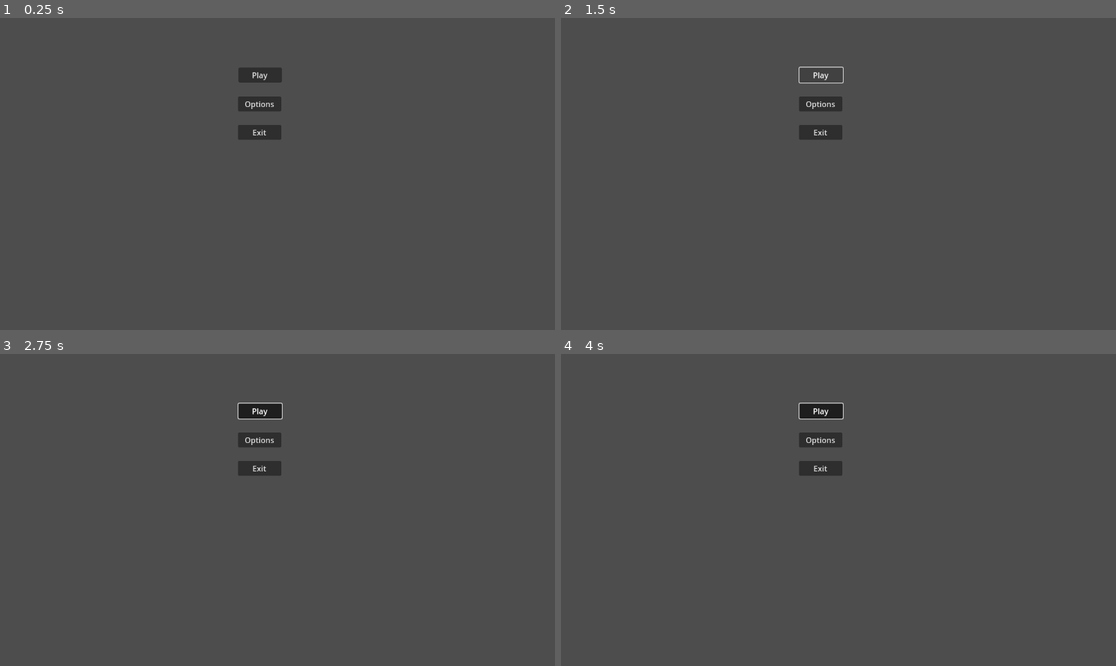
Above: before the commit, frames 1-4 (two rows, left to right).
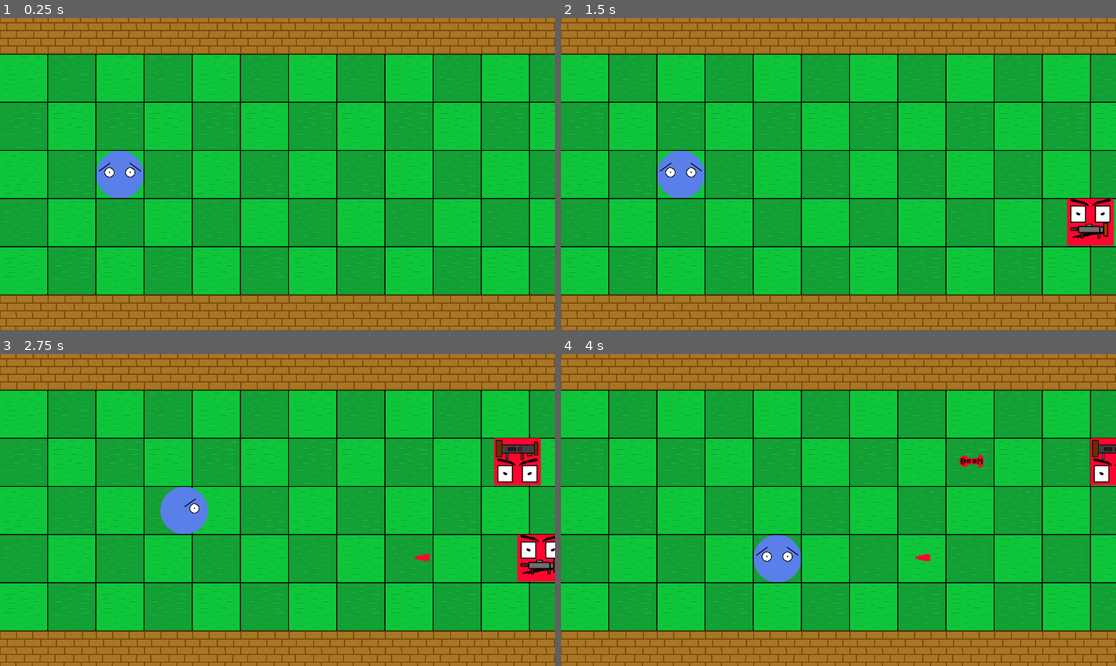
Above: after the commit, the same moments.

Repository: Killfreek/Rats
Game: Godot game, scene res://Levels/main.tscn
Two runs of this game, one before a commit and one after it. Both use one fixed random seed, a clock stepped at 60 frames per second and the inputs below. Before the commit the project starts from res://Levels/StartMenu.tscn.
Inputs (mouse positions are in pixels of both pictures, inside the frame that each line leads up to):
- Up to frame 1 (0.25 s): no input
- Up to frame 2 (1.5 s): click (821, 74) at 0.5 s, where only the run before the commit has a clickable "Play"; click (821, 74) at 1.25 s, where only the run before the commit has a clickable "Play"
- Up to frame 3 (2.75 s): hold D (MoveRight) from 2.03 s (still down); hold Space (SpawnPlayer) from 2.03 s (still down)
- Up to frame 4 (4 s): release D (MoveRight) at 2.78 s; release Space (SpawnPlayer) at 2.78 s; hold S (MoveDown) 2.78-3.53 s; tap Space (SpawnPlayer) at 2.85 s; hold D (MoveRight) from 3.53 s (still down); hold Space (SpawnPlayer) from 3.53 s (still down)

The runs differ from the first frame. In frame 1, 100% of the frame differs, in the area x 0-100%, y 0-100%; in frame 2, 100%; in frame 3, 100%; in frame 4, 100%.

Commit message:
added exit option from within level

Diff:
--- /dev/null
+++ b/GUIScripts/InGameMenu/Exit.gd
@@ -0,0 +1,4 @@
+extends Node
+
+func _on_pressed():
+	get_tree().change_scene_to_file("res://Levels/StartMenu.tscn")
--- /dev/null
+++ b/GUIScripts/InGameMenu/Listener.gd
@@ -0,0 +1,37 @@
+extends Node
+
+var menuOpen : bool
+
+func _ready():
+	var playButton = get_node("Play");
+	playButton.hide();
+	playButton.disabled = true;
+
+	var exitButton = get_node("Exit");
+	exitButton.hide();
+	exitButton.disabled = true;
+
+	menuOpen = false;
+
+func _process(delta):
+	if Input.is_action_just_pressed("InGameMenu"):
+		if !menuOpen:
+			var playButton = get_node("Play");
+			playButton.show();
+			playButton.disabled = false;
+
+			var exitButton = get_node("Exit");
+			exitButton.show();
+			exitButton.disabled = false;
+
+			menuOpen = true;
+		else:
+			var playButton = get_node("Play");
+			playButton.hide();
+			playButton.disabled = true;
+
+			var exitButton = get_node("Exit");
+			exitButton.hide();
+			exitButton.disabled = true;
+
+			menuOpen = false;
--- /dev/null
+++ b/GUIScripts/InGameMenu/Play.gd
@@ -0,0 +1,4 @@
+extends Node
+
+func _on_pressed():
+	get_tree().paused = false;
--- /dev/null
+++ b/Levels/InGameMenu.tscn
@@ -0,0 +1,29 @@
+[gd_scene load_steps=4 format=3 uid="uid://vinji51364t8"]
+
+[ext_resource type="Script" path="res://GUIScripts/InGameMenu/Listener.gd" id="1_8plm1"]
+[ext_resource type="Script" path="res://GUIScripts/InGameMenu/Play.gd" id="2_3aj5f"]
+[ext_resource type="Script" path="res://GUIScripts/InGameMenu/Exit.gd" id="3_0ovlv"]
+
+[node name="InGameMenu" type="Node2D"]
+script = ExtResource("1_8plm1")
+
+[node name="Play" type="Button" parent="."]
+offset_left = 424.0
+offset_top = 55.0
+offset_right = 465.0
+offset_bottom = 86.0
+text = "Play"
+script = ExtResource("2_3aj5f")
+metadata/_edit_use_anchors_ = true
+
+[node name="Exit" type="Button" parent="."]
+offset_left = 424.0
+offset_top = 106.0
+offset_right = 465.0
+offset_bottom = 137.0
+text = "Exit"
+script = ExtResource("3_0ovlv")
+metadata/_edit_use_anchors_ = true
+
+[connection signal="pressed" from="Play" to="Play" method="_on_pressed"]
+[connection signal="pressed" from="Exit" to="Exit" method="_on_pressed"]
--- a/Levels/StartMenu.tscn
+++ b/Levels/StartMenu.tscn
@@ -1,6 +1,6 @@
 [gd_scene load_steps=2 format=3 uid="uid://djo5pnhexrurd"]
 
-[ext_resource type="Script" path="res://GUIScripts/Exit.gd" id="1_tq70x"]
+[ext_resource type="Script" path="res://GUIScripts/StartMenu/Exit.gd" id="1_tq70x"]
 
 [node name="StartMenu" type="Node2D"]
 
--- a/Levels/main.tscn
+++ b/Levels/main.tscn
@@ -8,6 +8,7 @@
 [ext_resource type="Script" path="res://Levels/TileMapController.gd" id="6_xucic"]
 [ext_resource type="Script" path="res://Player/PlayerSpawnController.gd" id="7_s2tei"]
 [ext_resource type="PackedScene" uid="uid://b2vihdt08h1js" path="res://Player/player.tscn" id="8_le85l"]
+[ext_resource type="PackedScene" uid="uid://vinji51364t8" path="res://Levels/InGameMenu.tscn" id="9_00nvu"]
 
 [sub_resource type="RectangleShape2D" id="RectangleShape2D_pec6s"]
 size = Vector2(20, 513)
@@ -69,4 +70,6 @@
 [node name="PlayerAreaBottomRight" type="Node2D" parent="PlayerController"]
 position = Vector2(501, 501)
 
+[node name="InGameMenu" parent="." instance=ExtResource("9_00nvu")]
+
 [connection signal="timeout" from="EnemySpawnLocations/EnemySpawnTimer" to="EnemySpawnLocations" method="_on_enemy_spawn_timer_timeout"]
--- a/project.godot
+++ b/project.godot
@@ -11,7 +11,7 @@
 [application]
 
 config/name="Rats"
-run/main_scene="res://Levels/StartMenu.tscn"
+run/main_scene="res://Levels/main.tscn"
 config/features=PackedStringArray("4.2", "Forward Plus")
 config/icon="res://icon.svg"
 
@@ -42,3 +42,8 @@
 "events": [Object(InputEventKey,"resource_local_to_scene":false,"resource_name":"","device":-1,"window_id":0,"alt_pressed":false,"shift_pressed":false,"ctrl_pressed":false,"meta_pressed":false,"pressed":false,"keycode":0,"physical_keycode":32,"key_label":0,"unicode":32,"echo":false,"script":null)
 ]
 }
+InGameMenu={
+"deadzone": 0.5,
+"events": [Object(InputEventKey,"resource_local_to_scene":false,"resource_name":"","device":-1,"window_id":0,"alt_pressed":false,"shift_pressed":false,"ctrl_pressed":false,"meta_pressed":false,"pressed":false,"keycode":0,"physical_keycode":4194305,"key_label":0,"unicode":0,"echo":false,"script":null)
+]
+}
Renamed: GUIScripts/Exit.gd -> GUIScripts/StartMenu/Exit.gd
Not shown: 1 places in Levels/main.tscn that only renumber resources
